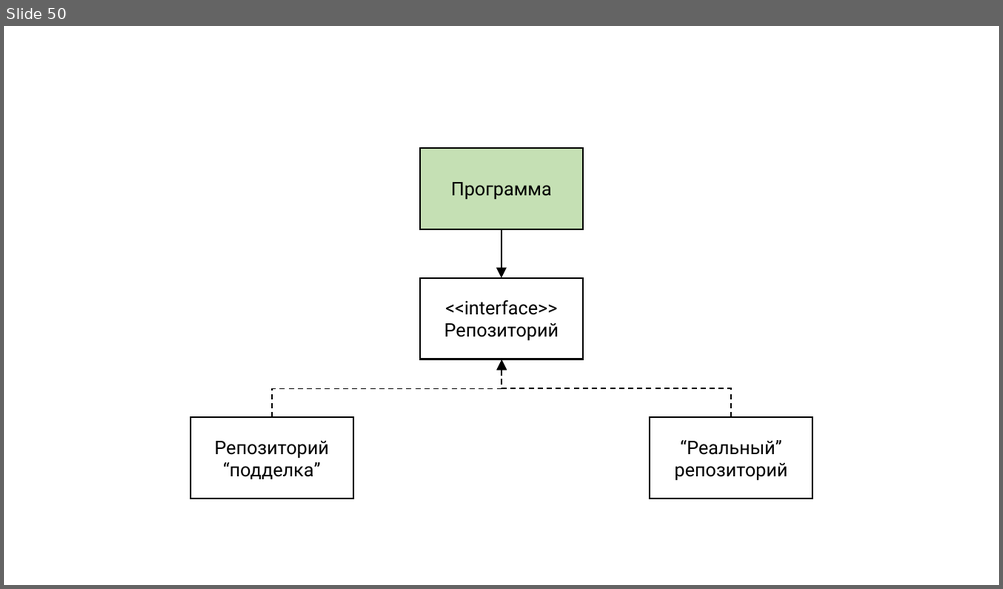
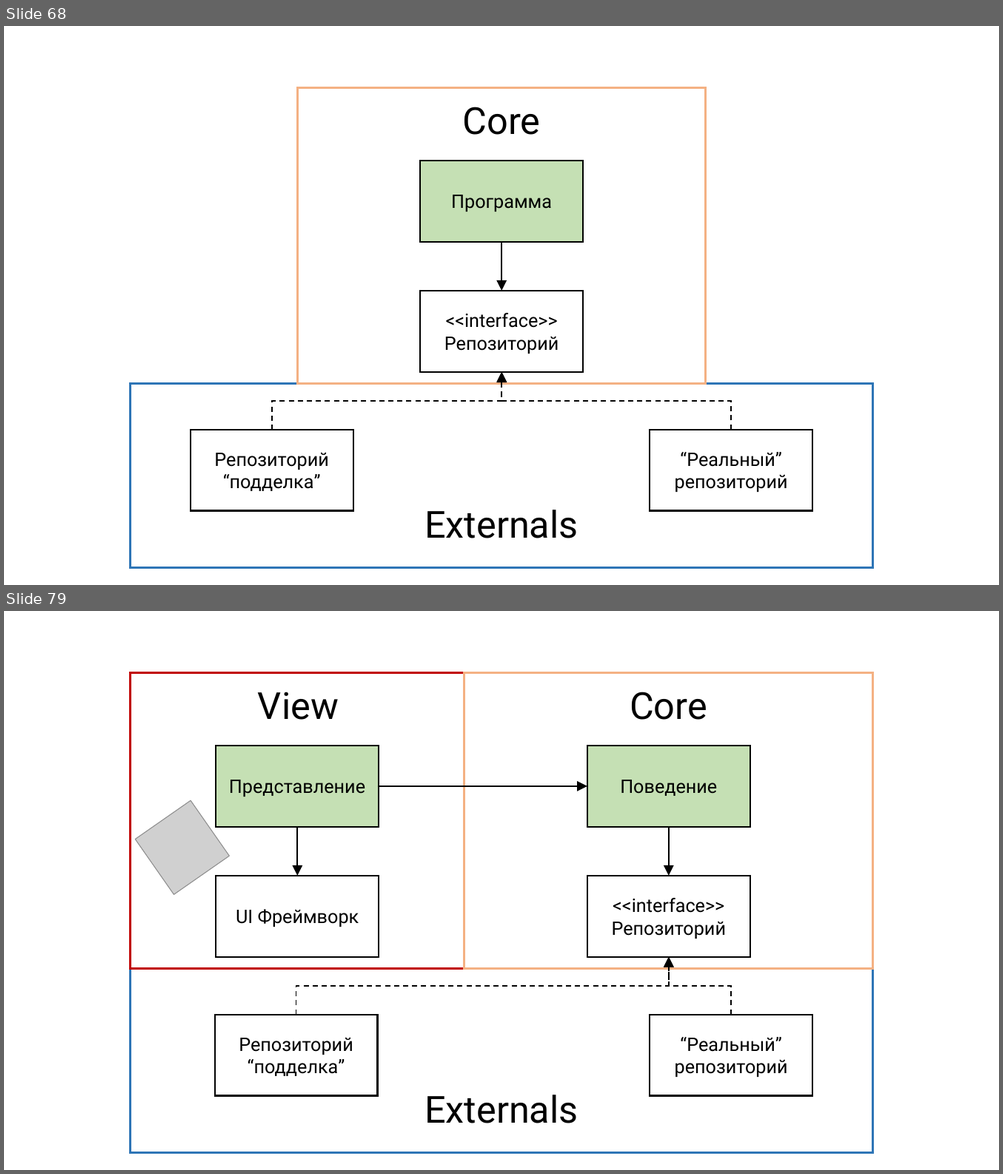
Before and after one commit to rkhaimov/brain-gym, a slide deck: Презентация.pptx. Shown one above the other, each under a label of ours: slide 50 before the commit, slides 68 and 79 after it; the slides between them are not shown. The pictures are 1003x589 and 1003x1174 pixels, drawn with LibreOffice and Linux fonts; fonts in the diff are those of the drawing; grey boxes stand for pictures. Boxes give left, top, right and bottom in pixels: in the first picture for what was removed or moved away, otherwise in the second. Text is boxed around its words. In the diff, an @@ line names an element or a change of style, - is before the commit and + after.

```diff
--- a/Презентация.pptx
+++ b/Презентация.pptx
@@ slide 79 added at (4,611,999,1170), background #FFFFFF @@
@@ rectangle added at (130,673,464,969), outline #C00000 2.25 pt @@
@@ text added at (258,692,338,720), 36 pt, text #000000 @@
+View
@@ rectangle added at (216,745,378,826), fill #C5E0B4, outline #000000 1.5 pt, 18 pt, text #000000 @@
+Представление
@@ elbow arrow added from (378, 786) to (587, 786), #000000 1.25 pt @@
@@ picture added at (136,800,230,895) @@
@@ elbow arrow added from (297, 827) to (297, 876), #000000 1.25 pt @@
@@ rectangle added at (216,876,378,957), fill #FFFFFF, outline #000000 1.5 pt, 18 pt, text #000000 @@
+UI Фреймворк
@@ group added at (464,673,873,969): 3 rectangles, 1 text, 1 elbow arrow @@
+Core
+Поведение
+<<interface>>
+Репозиторий
@@ elbow arrow added from (296, 1014) to (669, 957), #000000 1.25 pt dashed @@
@@ elbow arrow added from (731, 1014) to (669, 957), #000000 1.25 pt dashed @@
@@ rectangle added at (130,969,873,1153), outline #2E75B6 2.25 pt @@
@@ rectangle added at (214,1014,377,1096), fill #FFFFFF, outline #000000 1.5 pt, 18 pt, text #000000 @@
+Репозиторий “подделка”
@@ rectangle added at (649,1014,812,1096), fill #FFFFFF, outline #000000 1.5 pt, 18 pt, text #000000 @@
+“Реальный” репозиторий
@@ text added at (424,1095,578,1124), 36 pt, text #000000 @@
+Externals
@@ what was slide 50 is now slide 68 @@
@@ slide 68 changed as well @@
@@ rectangle added at (297,88,706,384), outline #F4B183 2.25 pt @@
@@ text added at (463,107,540,135), 36 pt, text #000000 @@
+Core
@@ elbow arrow moved from (502, 229) - (502, 278) to (502, 242) - (502, 291) @@
@@ 4 rectangles, 2 elbow arrows: place and size @@
-4 rectangles, 2 elbow arrows at (190,147,812,499)
+4 rectangles, 2 elbow arrows at (190,160,812,511)
@@ rectangle added at (130,384,873,568), outline #2E75B6 2.25 pt @@
@@ text added at (424,510,578,539), 36 pt, text #000000 @@
+Externals
```
Also in this commit, not shown: 5 other slides changed, 32 other slides added, 2 slides removed, 2 other files.
